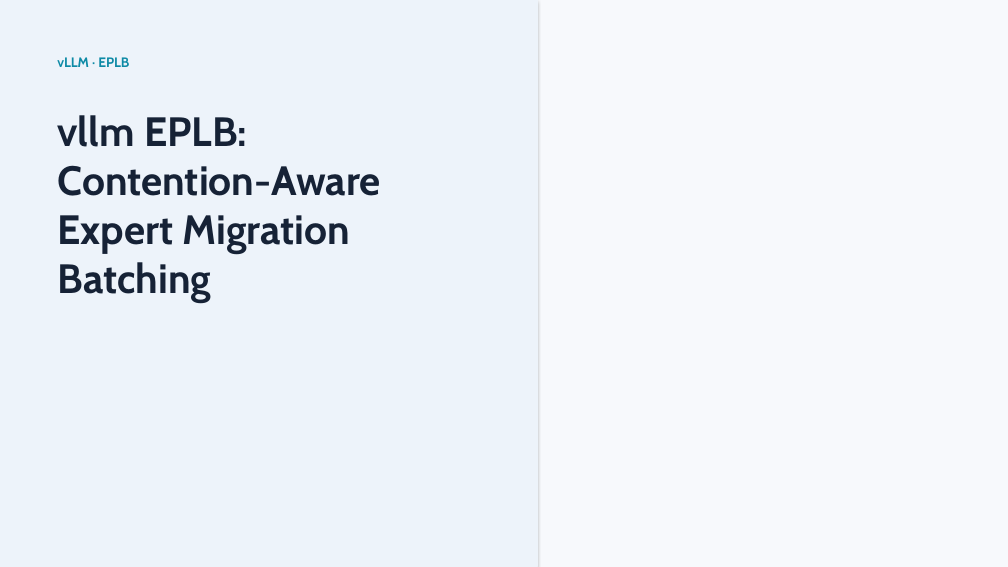
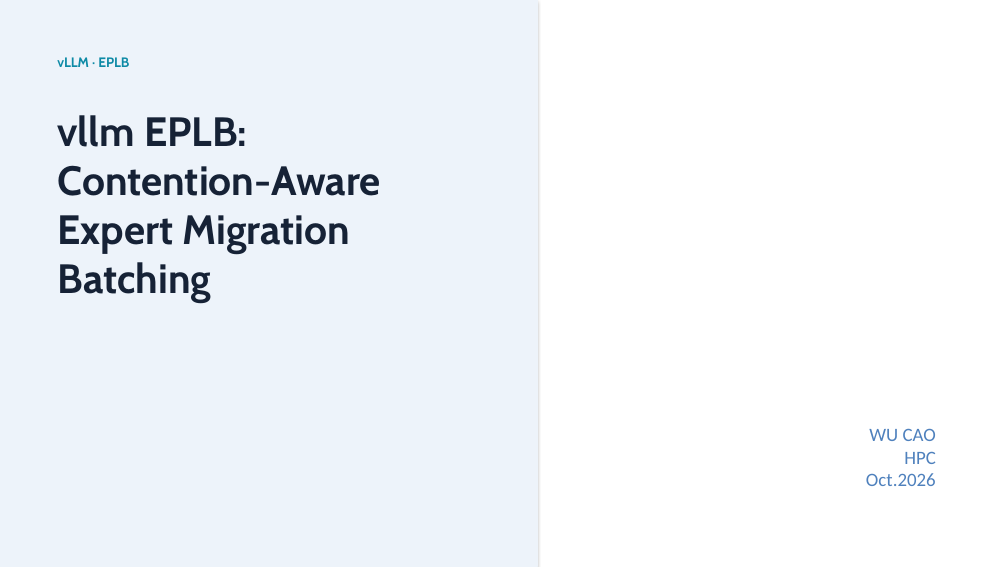
Before and after one commit to DOCCA0/vllm, a slide deck: slide 1 of benchmarks/eplb_rebalance/presentation/eplb_migration_batching.pptx. Drawn at 1008x567 pixels with LibreOffice and Linux fonts; fonts in the diff are those of the drawing. Boxes give left, top, right and bottom in pixels: in the first picture for what was removed or moved away, otherwise in the second. Text is boxed around its words. In the diff, an @@ line names an element or a change of style, - is before the commit and + after.

```diff
--- a/benchmarks/eplb_rebalance/presentation/eplb_migration_batching.pptx
+++ b/benchmarks/eplb_rebalance/presentation/eplb_migration_batching.pptx
@@ rectangle removed at (0, 0, 1008, 567) @@
@@ text added at (866, 428, 936, 486), 18 pt, text #4F81BD @@
+WU CAO
+HPC
+Oct.2026
```
Also in this commit, not shown: 9 other slides changed, 2 slides added, 1 slide removed, 1 other file.
